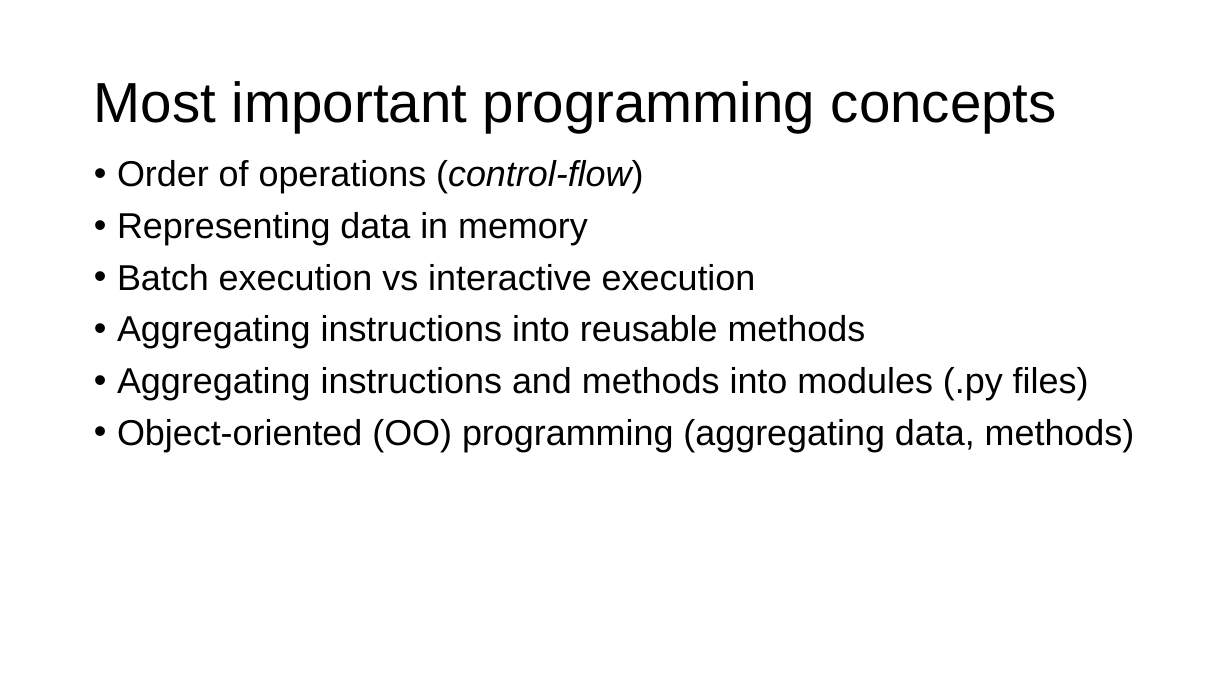
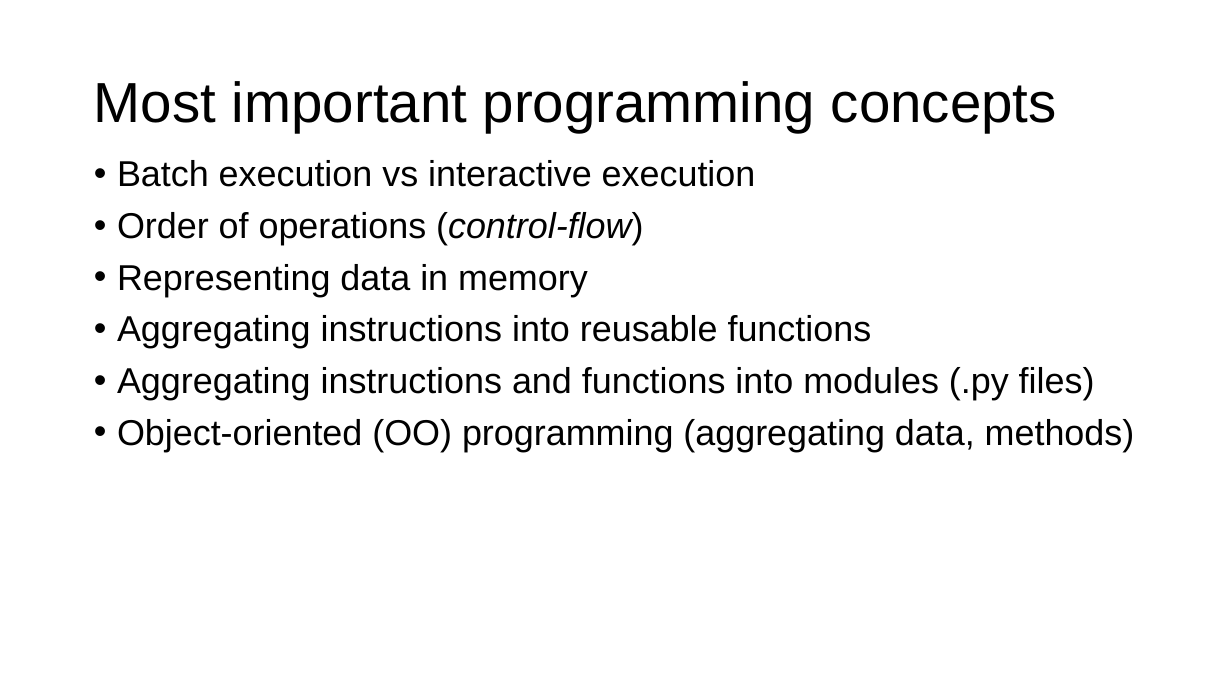
Before and after one commit to parrt/msds501, a slide deck: slide 5 of slides/intro-programming.pptx. Drawn at 1232x693 pixels with LibreOffice and Linux fonts; fonts in the diff are those of the drawing; background and template pictures are left out. Boxes give left, top, right and bottom in pixels: in the first picture for what was removed or moved away, otherwise in the second. Text is boxed around its words. In the diff, an @@ line names an element or a change of style, - is before the commit and + after.

```diff
--- a/slides/intro-programming.pptx
+++ b/slides/intro-programming.pptx
@@ text at (117,160,756,187): paragraph added @@
+• Batch execution vs interactive execution
@@ text at (117,315,1095,400): text changed @@
-• Batch execution vs interactive execution
-• Aggregating instructions into reusable methods
-• Aggregating instructions and methods into modules (.py files)
+• Aggregating instructions into reusable functions
+• Aggregating instructions and functions into modules (.py files)
```
Also in this commit, not shown: 4 other slides changed, 1 slide added, 3 other files.
